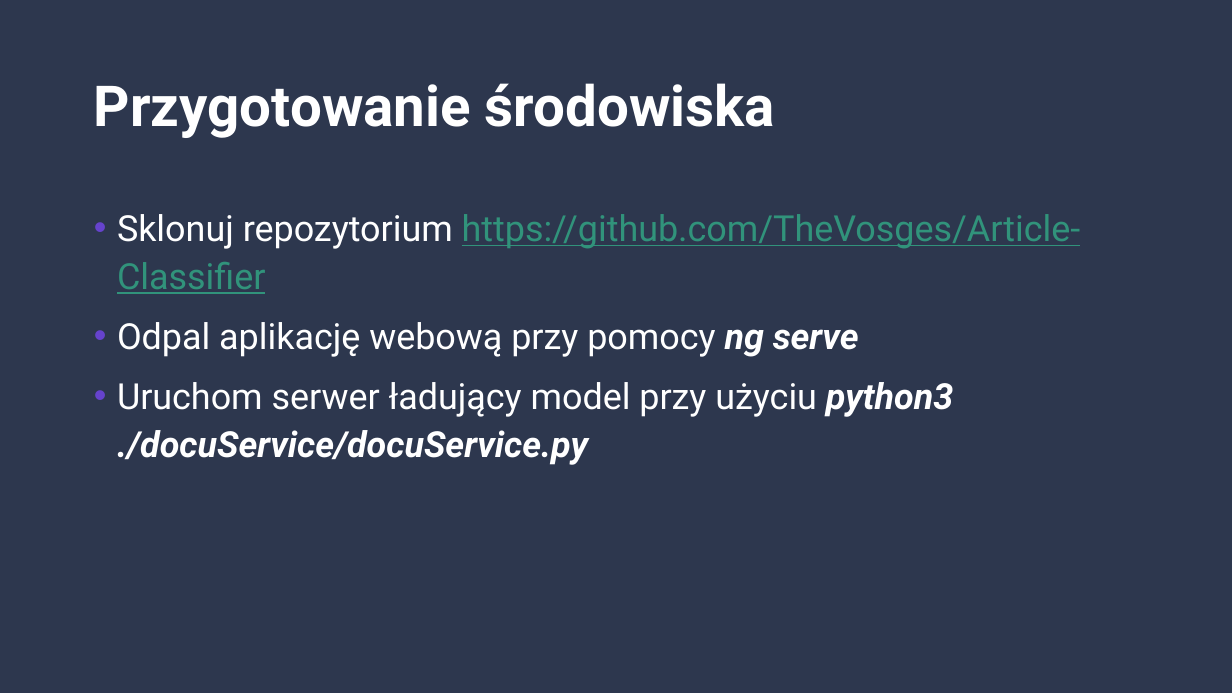
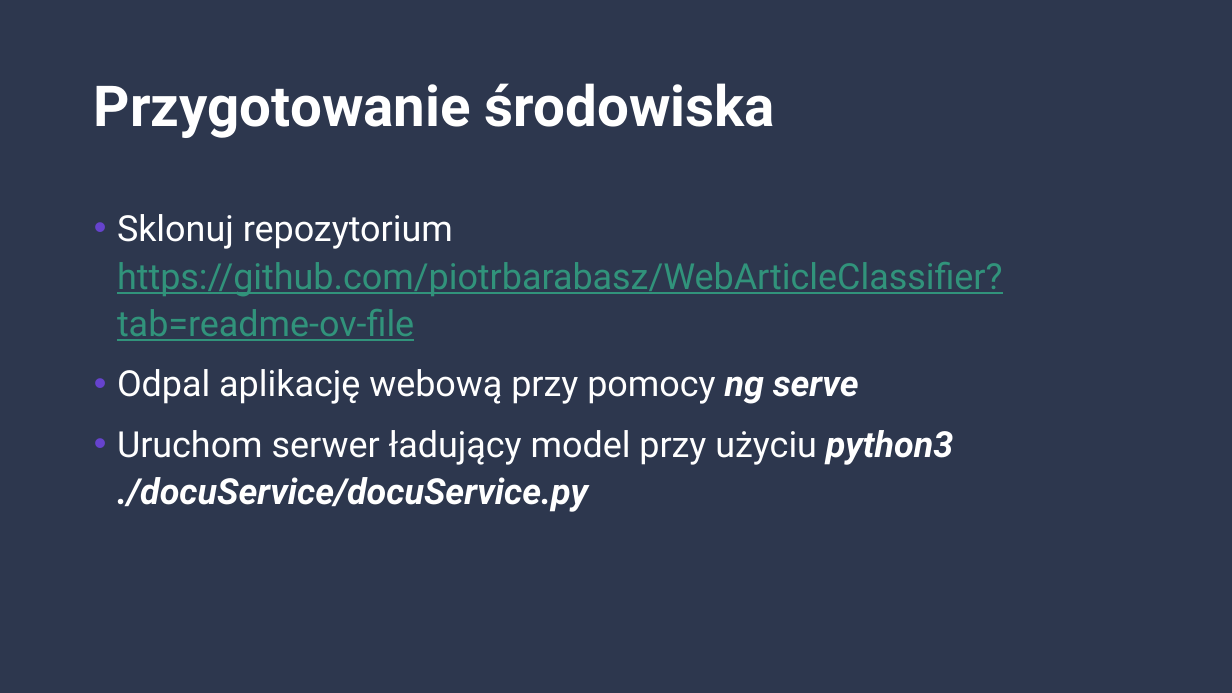
Before and after one commit to piotrbarabasz/WebArticleClassifier, a slide deck: slide 2 of Arcicle Classifier – działanie prototypu.pptx. Drawn at 1232x693 pixels with LibreOffice and Linux fonts; fonts in the diff are those of the drawing; background and template pictures are left out. Boxes give left, top, right and bottom in pixels: in the first picture for what was removed or moved away, otherwise in the second. Text is boxed around its words. In the diff, an @@ line names an element or a change of style, - is before the commit and + after.

Commit message:
update presentation and readme

```diff
--- a/Arcicle Classifier – działanie prototypu.pptx
+++ b/Arcicle Classifier – działanie prototypu.pptx
@@ text at [117, 214, 1003, 341]: text changed @@
-• Sklonuj repozytorium https://github.com/TheVosges/Article-Classifier
+• Sklonuj repozytorium https://github.com/piotrbarabasz/WebArticleClassifier?tab=readme-ov-file
```
Also in this commit, not shown: 1 other file.
